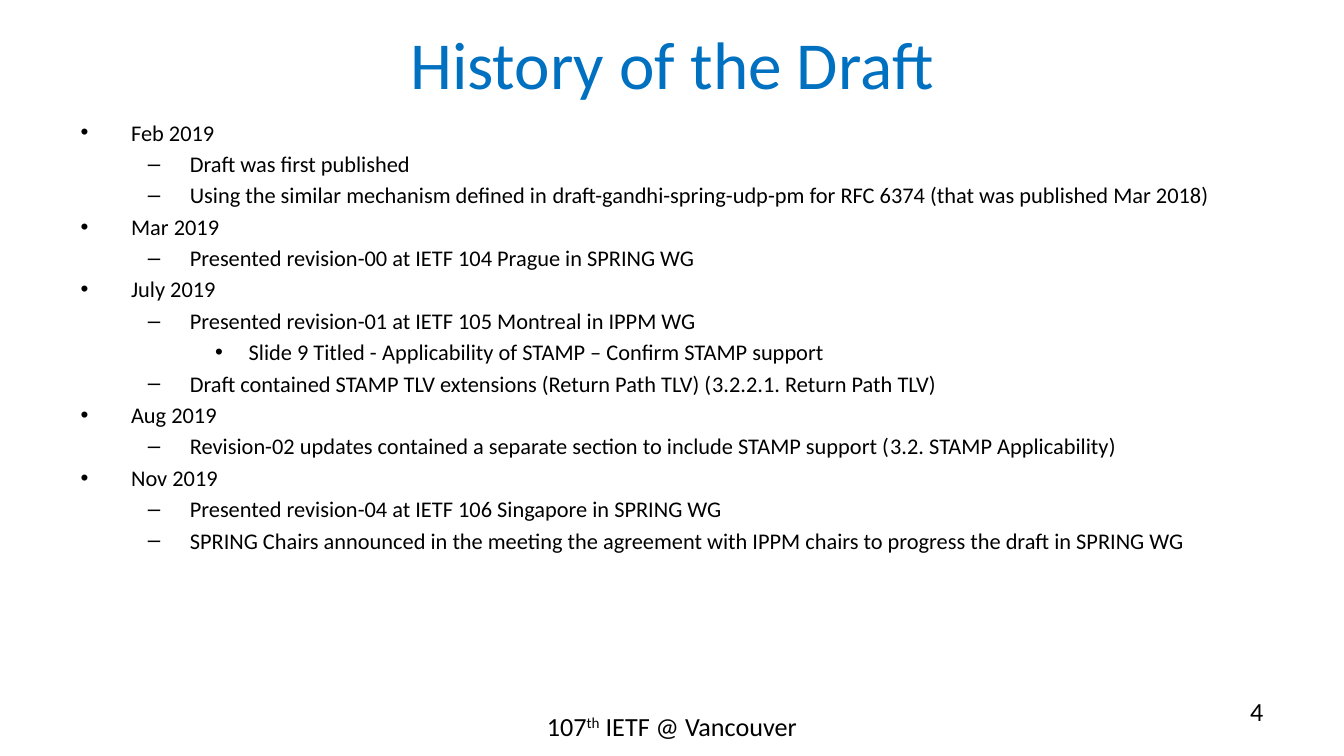
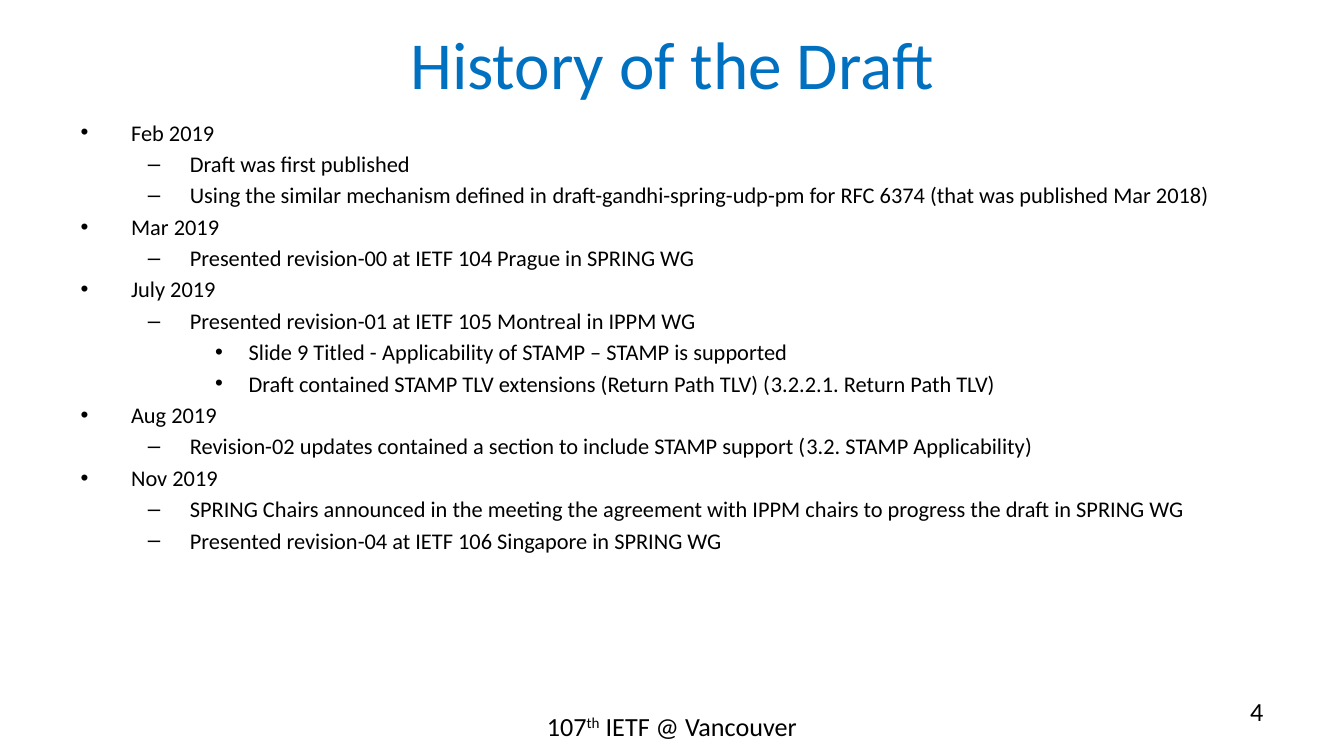
Before and after one commit to rakgandhi/ietf-slides, a slide deck: slide 4 of draft-gandhi-spring-twamp-srpm-07.pptx. Drawn at 1344x756 pixels with LibreOffice and Linux fonts; fonts in the diff are those of the drawing. Boxes give left, top, right and bottom in pixels: in the first picture for what was removed or moved away, otherwise in the second. Text is boxed around its words. In the diff, an @@ line names an element or a change of style, - is before the commit and + after.

```diff
--- a/draft-gandhi-spring-twamp-srpm-07.pptx
+++ b/draft-gandhi-spring-twamp-srpm-07.pptx
@@ text at (x1=249, y1=344, x2=787, y2=364): text changed @@
-    • Slide 9 Titled - Applicability of STAMP – Confirm STAMP support
+    • Slide 9 Titled - Applicability of STAMP – STAMP is supported
@@ text at (x1=249, y1=376, x2=994, y2=395): bullet – to •; list level 2 to 3 in "Draft contained STAMP TLV extensions ..." @@
@@ text at (x1=190, y1=438, x2=1032, y2=458): text changed @@
-  – Revision-02 updates contained a separate section to include STAMP support (3.2. STAMP Applicability)
+  – Revision-02 updates contained a section to include STAMP support (3.2. STAMP Applicability)
@@ text at (x1=190, y1=501, x2=1183, y2=521): paragraph added @@
+  – SPRING Chairs announced in the meeting the agreement with IPPM chairs to progress the draft in SPRING WG
@@ text at (x1=190, y1=533, x2=1183, y2=553): paragraph removed @@
-  – SPRING Chairs announced in the meeting the agreement with IPPM chairs to progress the draft in SPRING WG
```
Also in this commit, not shown: 5 other slides changed.
